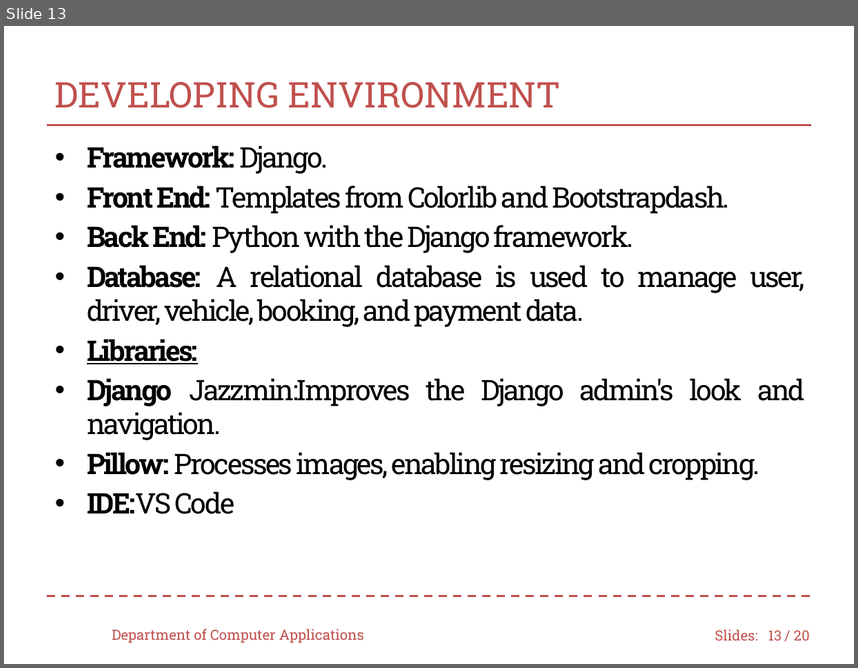
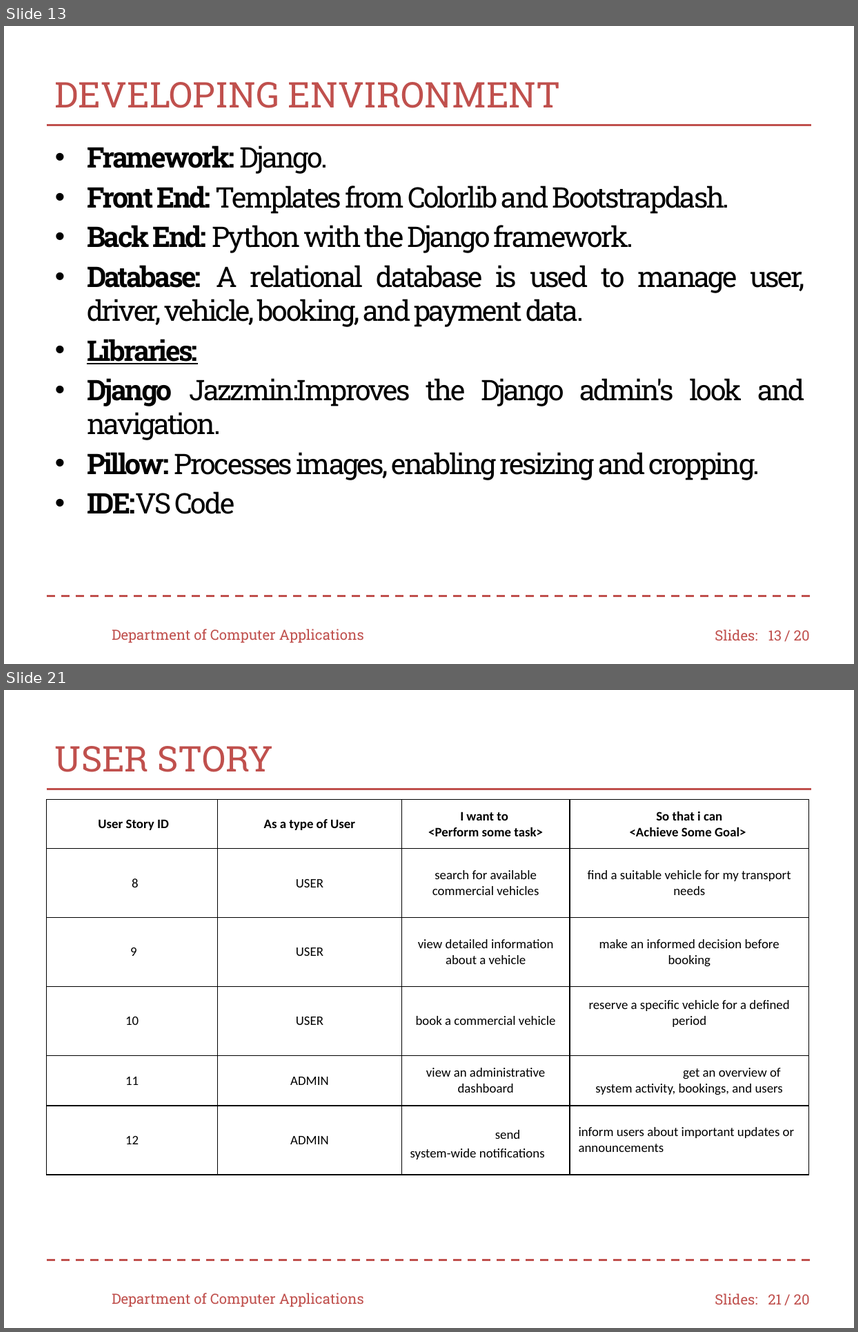
Before and after one commit to muhsina361/THE-COMMERCIAL-VEHICLE-BOOKING, a slide deck: minippt1.pptx. Shown one above the other, each under a label of ours: slide 13 before the commit, slides 13 and 21 after it; the slides between them are not shown. The pictures are 858x668 and 858x1332 pixels, drawn with LibreOffice and Linux fonts; fonts in the diff are those of the drawing; background and template pictures are left out. Boxes give left, top, right and bottom in pixels: in the first picture for what was removed or moved away, otherwise in the second. Text is boxed around its words. In the diff, an @@ line names an element or a change of style, - is before the commit and + after.

```diff
--- a/minippt1.pptx
+++ b/minippt1.pptx
@@ slide 21 added at box(4, 690, 854, 1328), background #FFFFFF; not listed: 4 template elements that a slide beside it also shows @@
@@ title added at box(55, 746, 274, 772), 30 pt, text #C0504D @@
+USER STORY
@@ table added at box(47, 800, 808, 1174), 6 rows, 4 columns @@
+User Story ID | As a type of User | I want to / <Perform some task> | So that i can / <Achieve Some Goal>
+8 | USER | search for available commercial vehicles | find a suitable vehicle for my transport needs
+9 | USER | view detailed information about a vehicle | make an informed decision before booking
+10 | USER | book a commercial vehicle | reserve a specific vehicle for a defined period
+11 | ADMIN | view an administrative dashboard | get an overview of system activity, bookings, and users
+12 | ADMIN | send system-wide notifications | inform users about important updates or announcements
@@ text added at box(112, 1292, 364, 1306), 12 pt, text #C0504D @@
+Department of Computer Applications
@@ page number added at box(768, 1294, 782, 1304), 12 pt, text #C0504D @@
+21
```
Also in this commit, not shown: 14 slides changed, 5 other slides added.
